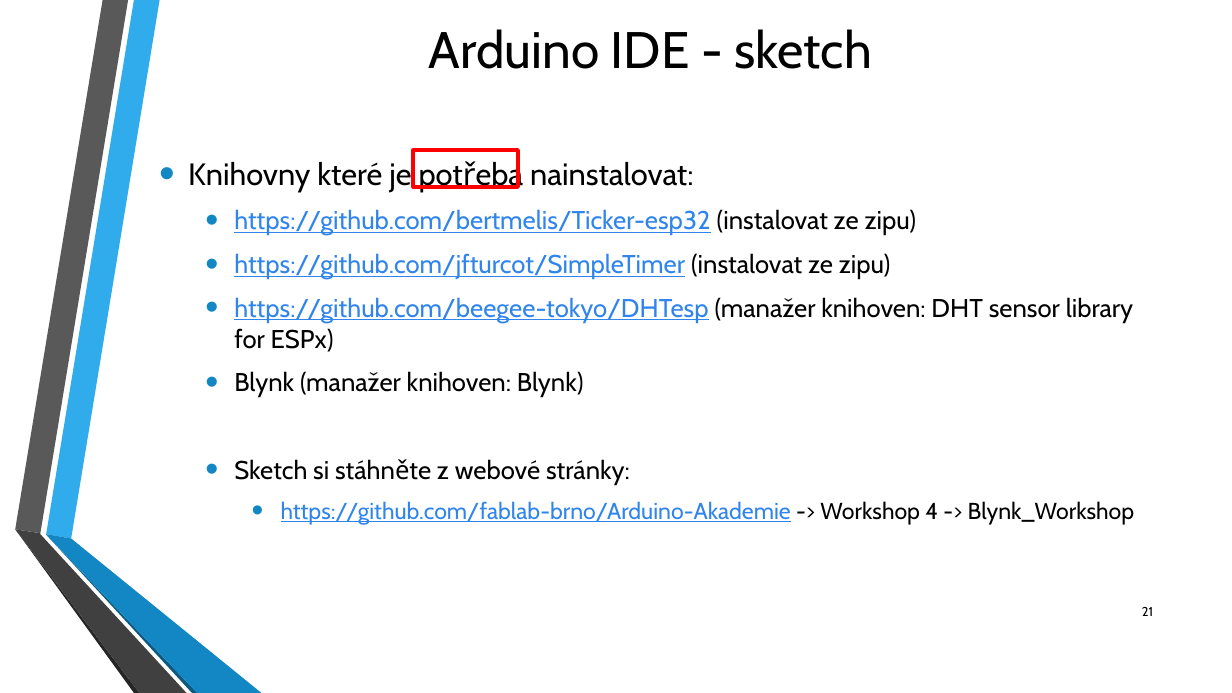
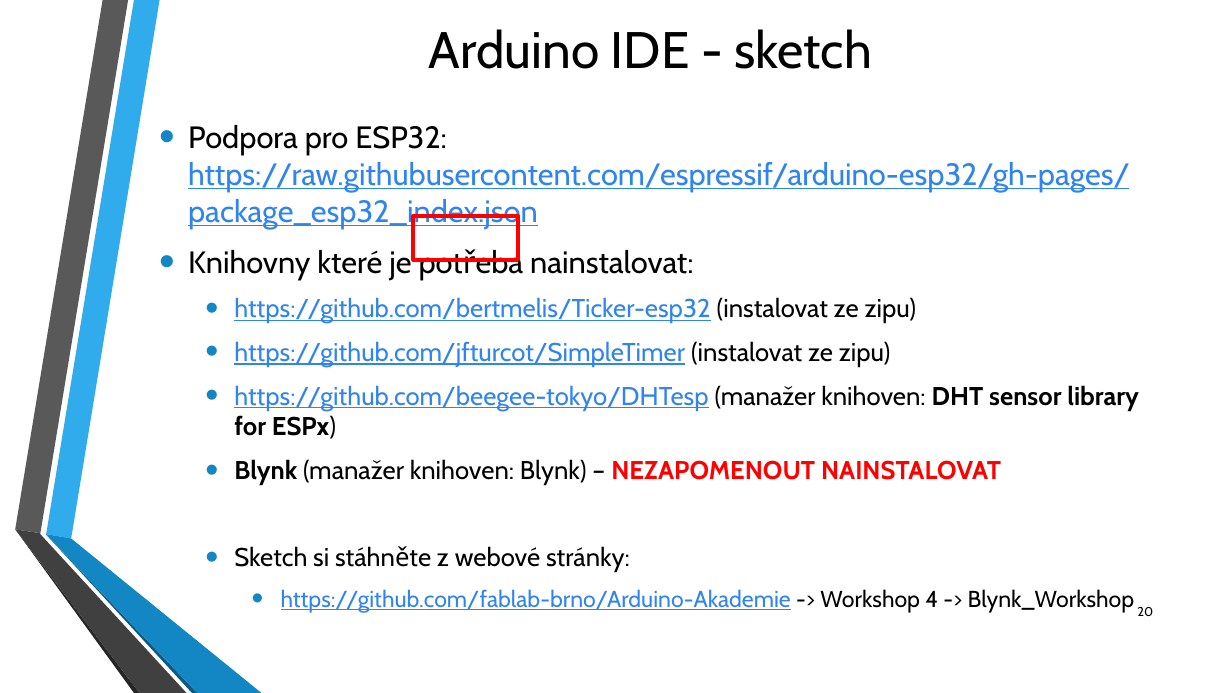
Before and after one commit to fablab-brno/Arduino-Akademie, a slide deck: slide 20 of Workshop 4/Arduino_Workshop_FabLab_4.pptx (slide 21 before the commit). Drawn at 1232x693 pixels with LibreOffice and Linux fonts; fonts in the diff are those of the drawing; background and template pictures are left out. Boxes give left, top, right and bottom in pixels: in the first picture for what was removed or moved away, otherwise in the second. Text is boxed around its words. In the diff, an @@ line names an element or a change of style, - is before the commit and + after.

```diff
--- a/Workshop 4/Arduino_Workshop_FabLab_4.pptx
+++ b/Workshop 4/Arduino_Workshop_FabLab_4.pptx
@@ text at <box>188,125,1130,229</box>: paragraph added @@
+• Podpora pro ESP32: https://raw.githubusercontent.com/espressif/arduino-esp32/gh-pages/package_esp32_index.json
@@ rectangle: place and size @@
-rectangle at <box>413,150,518,187</box>
+rectangle at <box>413,216,518,261</box>
@@ text at <box>234,385,1139,439</box>: bold on in "DHT sensor library for ESPx)" @@
@@ text at <box>234,459,1001,485</box>: text changed; bold on @@
-  • Blynk (manažer knihoven: Blynk)
+  • Blynk (manažer knihoven: Blynk) – NEZAPOMENOUT NAINSTALOVAT
@@ page number at <box>1137,607,1153,616</box>: text changed @@
-21
+20
```
Also in this commit, not shown: 1 other slide changed, 1 other file.
